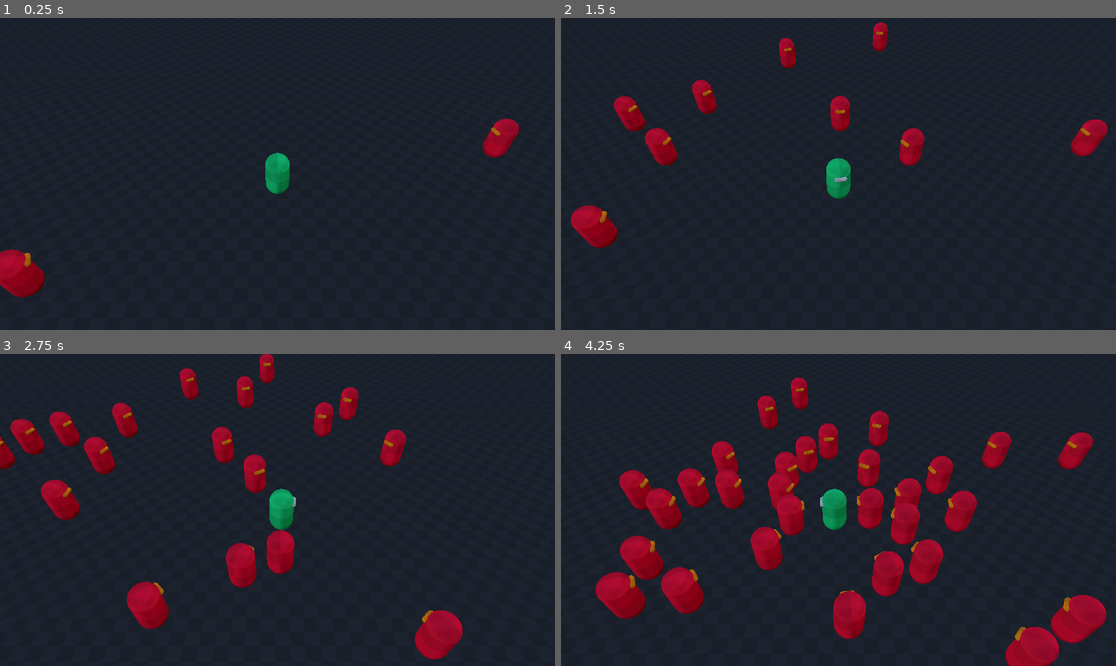
Above: before the commit, frames 1-4 (two rows, left to right).
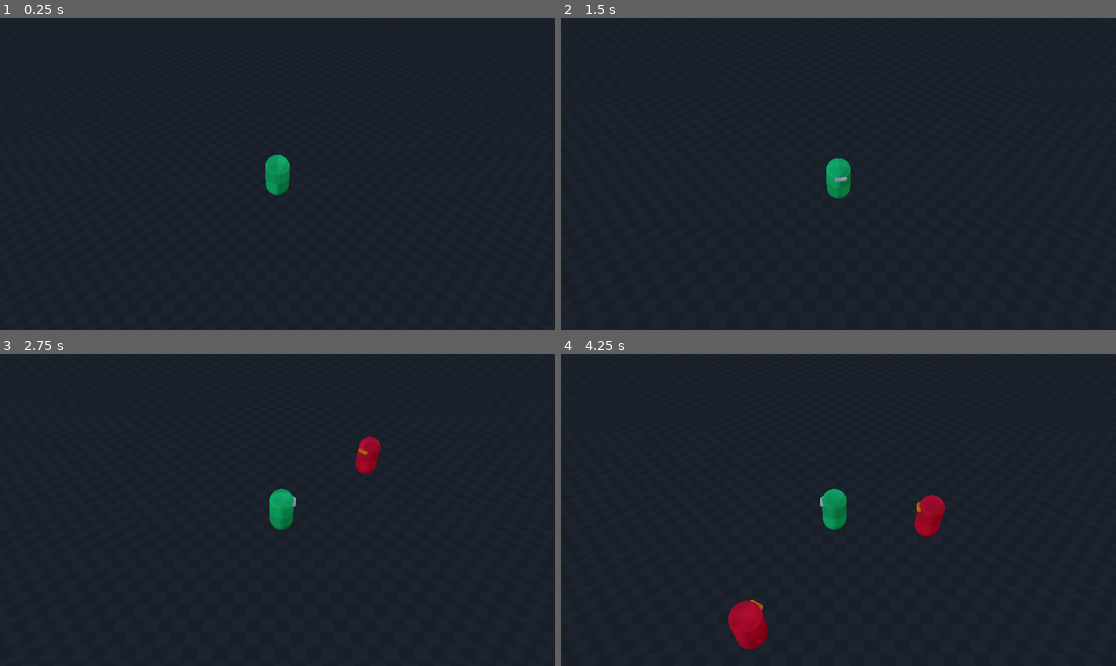
Above: after the commit, the same moments.

Repository: Blizzard4E/way-of-the-elements
Game: Godot game, scene res://prototype.tscn
Same seed, same stepped clock (60 frames per second), same inputs: the game is played once before the commit and once after it.
Inputs (mouse positions are in pixels of both pictures, inside the frame that each line leads up to):
- Up to frame 1 (0.25 s): no input
- Up to frame 2 (1.5 s): move the mouse to (960, 158) at 0.52 s; hold D (move_right) 0.53-1.28 s; click (960, 158) at 0.67 s; tap Space (jump) at 0.77 s; move the mouse to (727, 189) at 1.27 s; hold S (move_backward) from 1.28 s (still down)
- Up to frame 3 (2.75 s): tap Space (jump) at 1.52 s; move the mouse to (333, 441) at 2.02 s; release S (move_backward) at 2.03 s; hold D (move_right) from 2.03 s (still down)
- Up to frame 4 (4.25 s): move the mouse to (810, 572) at 2.77 s; release D (move_right) at 2.78 s; hold W (move_forward) 2.78-3.53 s; click (810, 572) at 2.92 s; tap Space (jump) at 3.02, 3.77 s; move the mouse to (1005, 556) at 3.52 s; hold A (move_left) from 3.53 s (still down)

The runs differ from the first frame. In frame 1, 1.5% of the frame differs, in the area x 0-94%, y 32-90%; in frame 2, 3.8%; in frame 3, 8.5%; in frame 4, 18%, in the area x 6-99%, y 7-100%.

Commit message:
feat(AbilitiesSystem, PlayableCharacter, AbilityData): add modular abilities system and playable character data
This commit introduces a modular abilities system, a new playable character resource, and integrates ability management for both players and enemies. It also adds support for initializing player characters with abilities and stats, and updates the scene and system structure to support these features.

## Key Changes

* Abilities System:
  - Added `Abilities` component for managing abilities on entities ([components/abilities.gd](components/abilities.gd))
  - Added `AbilityData` and `AbilitySlot` base classes for ability logic ([contents/abilities/base/ability_data.gd](contents/abilities/base/ability_data.gd), [contents/abilities/base/ability_slot.gd](contents/abilities/base/ability_slot.gd))
  - Implemented `ScytheSlash` as an example ability ([contents/abilities/scripts/scythe_slash.gd](contents/abilities/scripts/scythe_slash.gd), [contents/abilities/resources/scythe_slash.tres](contents/abilities/resources/scythe_slash.tres))
  - Created `AbilitiesSystem` node to tick abilities for all players and enemies ([systems/abilities_system.gd](systems/abilities_system.gd))

* Playable Character Resource:
  - Added `PlayableCharacter` resource for defining character stats and abilities ([components/playable_character.gd](components/playable_character.gd))
  - Created an example character "Earth Master" ([contents/playable_characters/earth_master.tres](contents/playable_characters/earth_master.tres))

* Scene and System Integration:
  - Updated `player.tscn` and `enemy.tscn` to include the new `Abilities` node and proper script references
  - Added `LevelInitializer` system to instantiate the player with selected character data and assign to the swarm system ([systems/level_initailizer.gd](systems/level_initailizer.gd))
  - Refactored `SwarmSystem` to use a public `player` variable for enemy spawning ([systems/swarm_system.gd](systems/swarm_system.gd))
  - Updated `prototype.tscn` to wire up new systems and resources

* Hitbox/HurtBox:
  - Added `Hitbox` and `HurtBox` components for area-based detection ([components/hit_box.gd](components/hit_box.gd), [components/hurt_box.gd](components/hurt_box.gd))

* Misc:
  - Updated folder color config in [project.godot](project.godot)
  - Minor cleanup in [components/attack.gd](components/attack.gd) (removed debug print)

## Summary

- Modular, extensible ability system for both player and enemies
- Playable character data resources with ability assignment
- Scene and system refactors for better initialization and extensibility
- Foundation for future ability and character expansion

Diff:
--- /dev/null
+++ b/components/abilities.gd
@@ -0,0 +1,20 @@
+class_name Abilities
+extends Node
+
+var abilities: Array[AbilitySlot] = []
+
+func tick_all(delta, owner):
+	for slot in abilities:
+		slot.ability_data.tick(slot, delta, owner)
+
+func add_ability(ability_data: AbilityData, level: int = 1):
+	var slot = AbilitySlot.new()
+	slot.ability_data = ability_data
+	slot.level = level
+	abilities.append(slot)
+
+func get_ability_by_name(name: String) -> AbilitySlot:
+	for slot in abilities:
+		if slot.ability_data.name == name:
+			return slot
+	return null
--- a/components/attack.gd
+++ b/components/attack.gd
@@ -33,7 +33,6 @@
 	if not enemy:
 		return
 
-	print("%s attacks %s!" % [enemy.name, target.name])
 	_cooldown_timer = cooldown
 
 	# Damage target if it has a Damage component
--- /dev/null
+++ b/components/hit_box.gd
@@ -0,0 +1,10 @@
+class_name Hitbox
+extends Area3D
+
+
+# Called when the node enters the scene tree for the first time.
+func _ready() -> void:
+	connect("area_entered", Callable(self, "_on_area_entered"))
+
+func _on_area_entered(body: Node) -> void:
+	print("Hitbox detected body: %s" % body.name)
--- /dev/null
+++ b/components/hurt_box.gd
@@ -0,0 +1,10 @@
+class_name HurtBox
+extends Area3D
+
+
+# Called when the node enters the scene tree for the first time.
+func _ready() -> void:
+	connect("area_entered", Callable(self, "_on_area_entered"))
+
+func _on_area_entered(body: Node) -> void:
+	print("HurtBox detected body: %s" % body.name)
--- /dev/null
+++ b/components/playable_character.gd
@@ -0,0 +1,8 @@
+class_name PlayableCharacter
+extends Resource
+
+@export var name: String = "Hero"
+@export var description: String = "A brave adventurer"
+@export var health: int = 100
+@export var energy: int = 50
+@export var abilities: Array[AbilityData] = []
--- /dev/null
+++ b/contents/abilities/base/ability_data.gd
@@ -0,0 +1,17 @@
+class_name AbilityData
+extends Resource
+
+@export var name: String = "BaseAbility"
+@export var base_cooldown: float = 1.0
+@export var base_damage: int = 10
+
+func tick(slot: AbilitySlot, delta: float, owner: Node) -> void:
+	slot.cooldown_timer -= delta
+	if slot.cooldown_timer <= 0:
+		activate(slot, owner)
+		slot.cooldown_timer = base_cooldown / slot.level
+
+
+func activate(slot: AbilitySlot, owner: Node) -> void:
+	# Default behavior (can override in subclasses)
+	print("Activating", name, "Level:", slot.level)
--- /dev/null
+++ b/contents/abilities/base/ability_slot.gd
@@ -0,0 +1,5 @@
+class_name AbilitySlot
+
+var ability_data: AbilityData   # reference to the base template
+var level: int = 1              # current upgrade level
+var cooldown_timer: float = 0.0 # runtime timer
--- /dev/null
+++ b/contents/abilities/resources/scythe_slash.tres
@@ -0,0 +1,7 @@
+[gd_resource type="Resource" script_class="ScytheSlashAbility" format=3 uid="uid://boq5qjmr80qm5"]
+
+[ext_resource type="Script" uid="uid://s886mkxd82cb" path="res://contents/abilities/scripts/scythe_slash.gd" id="1_wstnd"]
+
+[resource]
+script = ExtResource("1_wstnd")
+metadata/_custom_type_script = "uid://s886mkxd82cb"
--- /dev/null
+++ b/contents/abilities/scripts/scythe_slash.gd
@@ -0,0 +1,15 @@
+class_name ScytheSlash
+extends AbilityData
+
+func tick(slot: AbilitySlot, delta: float, owner: Node) -> void:
+	super.tick(slot, delta, owner)
+
+func activate(slot: AbilitySlot, owner: Node) -> void:
+	print(
+		"[ScytheSlash] owner:",
+		owner.name,
+		" level:",
+		slot.level,
+		" damage:",
+		base_damage * slot.level
+	)
--- /dev/null
+++ b/contents/playable_characters/earth_master.tres
@@ -0,0 +1,12 @@
+[gd_resource type="Resource" script_class="PlayableCharacter" format=3 uid="uid://cfpertvijr1ih"]
+
+[ext_resource type="Script" uid="uid://dtua25uuugjub" path="res://contents/abilities/base/ability_data.gd" id="1_pl5j4"]
+[ext_resource type="Resource" uid="uid://boq5qjmr80qm5" path="res://contents/abilities/resources/scythe_slash.tres" id="2_5er0k"]
+[ext_resource type="Script" uid="uid://oppbmi1mi217" path="res://components/playable_character.gd" id="2_pl5j4"]
+
+[resource]
+script = ExtResource("2_pl5j4")
+name = "Earth Master"
+description = "Masters over element of Earth"
+abilities = Array[ExtResource("1_pl5j4")]([ExtResource("2_5er0k")])
+metadata/_custom_type_script = "uid://oppbmi1mi217"
--- a/entities/enemy.tscn
+++ b/entities/enemy.tscn
@@ -8,6 +8,7 @@
 [ext_resource type="Texture2D" uid="uid://bbli6kciu44o6" path="res://assets/textures/prototype_tiles/Orange/texture_10.png" id="6_o0e0p"]
 [ext_resource type="Script" uid="uid://cqid0qiwd2x3p" path="res://components/stats/damage.gd" id="7_68dbu"]
 [ext_resource type="Script" uid="uid://50waajq81cv1" path="res://components/stats/movement_speed.gd" id="8_f71c5"]
+[ext_resource type="Script" uid="uid://cwy7b7q18polr" path="res://components/hurt_box.gd" id="9_f71c5"]
 
 [sub_resource type="StandardMaterial3D" id="StandardMaterial3D_67dyb"]
 albedo_texture = ExtResource("5_adrne")
@@ -20,6 +21,8 @@
 [sub_resource type="CapsuleMesh" id="CapsuleMesh_h3f5w"]
 radius = 0.1
 height = 0.5
+
+[sub_resource type="CapsuleShape3D" id="CapsuleShape3D_adrne"]
 
 [node name="Enemy" type="Node3D" unique_id=1367821508]
 
@@ -65,3 +68,10 @@
 
 [node name="Ground" type="Node3D" parent="." unique_id=1043220557]
 transform = Transform3D(1, 0, 0, 0, 1, 0, 0, 0, 1, 0, -1, 0)
+
+[node name="HurtBox" type="Area3D" parent="." unique_id=28095377]
+script = ExtResource("9_f71c5")
+metadata/_custom_type_script = "uid://cwy7b7q18polr"
+
+[node name="CollisionShape3D" type="CollisionShape3D" parent="HurtBox" unique_id=1357160768]
+shape = SubResource("CapsuleShape3D_adrne")
--- a/entities/player.tscn
+++ b/entities/player.tscn
@@ -8,6 +8,7 @@
 [ext_resource type="Texture2D" uid="uid://bv2j7ge4ybgpq" path="res://assets/textures/prototype_tiles/Light/texture_08.png" id="6_qsoyl"]
 [ext_resource type="Script" uid="uid://cqid0qiwd2x3p" path="res://components/stats/damage.gd" id="7_ef06p"]
 [ext_resource type="Script" uid="uid://50waajq81cv1" path="res://components/stats/movement_speed.gd" id="8_tjdhl"]
+[ext_resource type="Script" uid="uid://bhgtkebcur28d" path="res://components/abilities.gd" id="9_ef06p"]
 
 [sub_resource type="CapsuleShape3D" id="CapsuleShape3D_mbk3n"]
 
@@ -32,6 +33,11 @@
 material_override = SubResource("StandardMaterial3D_1ixuk")
 mesh = SubResource("CapsuleMesh_8y2k3")
 
+[node name="MeshInstance3D2" type="MeshInstance3D" parent="MeshInstance3D" unique_id=622358579]
+transform = Transform3D(-4.371139e-08, 1, 0, -1, -4.371139e-08, 0, 0, 0, 1, 0, 0.48204947, -0.48382854)
+material_override = SubResource("StandardMaterial3D_6nm46")
+mesh = SubResource("CapsuleMesh_i623q")
+
 [node name="Health" type="Node3D" parent="." unique_id=81787976]
 script = ExtResource("2_qly61")
 
@@ -49,11 +55,6 @@
 group_name = "Player"
 metadata/_custom_type_script = "uid://c8agy6alj872p"
 
-[node name="MeshInstance3D2" type="MeshInstance3D" parent="." unique_id=622358579]
-transform = Transform3D(-4.371139e-08, 1, 0, -1, -4.371139e-08, 0, 0, 0, 1, 0, 0.48204947, -0.48382854)
-material_override = SubResource("StandardMaterial3D_6nm46")
-mesh = SubResource("CapsuleMesh_i623q")
-
 [node name="Damage" type="Node" parent="." unique_id=1678062940]
 script = ExtResource("7_ef06p")
 metadata/_custom_type_script = "uid://cqid0qiwd2x3p"
@@ -61,3 +62,7 @@
 [node name="MovementSpeed" type="Node" parent="." unique_id=199098917]
 script = ExtResource("8_tjdhl")
 metadata/_custom_type_script = "uid://50waajq81cv1"
+
+[node name="Abilities" type="Node" parent="." unique_id=769011647]
+script = ExtResource("9_ef06p")
+metadata/_custom_type_script = "uid://bhgtkebcur28d"
--- a/project.godot
+++ b/project.godot
@@ -24,9 +24,9 @@
 [file_customization]
 
 folder_colors={
-"res://assets/": "green",
+"res://assets/": "gray",
 "res://components/": "pink",
-"res://contents/": "teal",
+"res://contents/": "yellow",
 "res://entities/": "purple",
 "res://systems/": "orange"
 }
--- a/prototype.tscn
+++ b/prototype.tscn
@@ -5,7 +5,10 @@
 [ext_resource type="PackedScene" uid="uid://cikf6cfajpaoy" path="res://entities/enemy.tscn" id="3_7fmhn"]
 [ext_resource type="Script" uid="uid://wy70urcrf6yt" path="res://systems/swarm_system.gd" id="4_mbk3n"]
 [ext_resource type="PackedScene" uid="uid://cggqb75a8w8r" path="res://addons/debug_menu/debug_menu.tscn" id="6_1ixuk"]
+[ext_resource type="Script" uid="uid://d0gylqnjxv0ma" path="res://systems/level_initailizer.gd" id="7_1hs15"]
+[ext_resource type="Script" uid="uid://c06ic8tvkxu4k" path="res://systems/abilities_system.gd" id="7_8y2k3"]
 [ext_resource type="Script" uid="uid://dcplm184rj3u4" path="res://systems/behavior_system.gd" id="8_h681u"]
+[ext_resource type="Resource" uid="uid://cfpertvijr1ih" path="res://contents/playable_characters/earth_master.tres" id="9_bk8nm"]
 
 [sub_resource type="ProceduralSkyMaterial" id="ProceduralSkyMaterial_mbk3n"]
 sky_horizon_color = Color(0.66224277, 0.6717428, 0.6867428, 1)
@@ -45,9 +48,6 @@
 [node name="CollisionShape3D" type="CollisionShape3D" parent="Ground" unique_id=501860251]
 shape = SubResource("BoxShape3D_gxbh7")
 
-[node name="Player" parent="." unique_id=1390504542 instance=ExtResource("2_1hs15")]
-transform = Transform3D(1, 0, 0, 0, 1, 0, 0, 0, 1, 0, 1.2503171, -20.992147)
-
 [node name="BehaviorSystem" type="Node" parent="." unique_id=1074554076]
 script = ExtResource("8_h681u")
 metadata/_custom_type_script = "uid://dcplm184rj3u4"
@@ -55,8 +55,17 @@
 [node name="SwarmSystem" type="Node" parent="." unique_id=398010474]
 script = ExtResource("4_mbk3n")
 enemy_scene = ExtResource("3_7fmhn")
-spawn_interval = 0.1
-max_enemies = 1000
 metadata/_custom_type_script = "uid://wy70urcrf6yt"
 
 [node name="CanvasLayer" parent="." unique_id=558184367 instance=ExtResource("6_1ixuk")]
+
+[node name="AbilitiesSystem" type="Node" parent="." unique_id=320432246]
+script = ExtResource("7_8y2k3")
+metadata/_custom_type_script = "uid://c06ic8tvkxu4k"
+
+[node name="LevelInitializer" type="Node" parent="." unique_id=1421561768 node_paths=PackedStringArray("swarm_system")]
+script = ExtResource("7_1hs15")
+player_scene = ExtResource("2_1hs15")
+swarm_system = NodePath("../SwarmSystem")
+selected_character = ExtResource("9_bk8nm")
+metadata/_custom_type_script = "uid://d0gylqnjxv0ma"
--- /dev/null
+++ b/systems/abilities_system.gd
@@ -0,0 +1,21 @@
+class_name AbilitiesSystem
+extends Node
+
+@export var enemy_group_name: String = "Enemy"
+@export var player_group_name: String = "Player"
+
+func _process(delta: float) -> void:
+	var players = get_tree().get_nodes_in_group(player_group_name)
+	if not players:
+		return
+	var player = players[0]  # single-player for now
+	var player_abilities = player.get_node("Abilities") as Abilities
+
+	if player_abilities:
+		player_abilities.tick_all(delta, player)
+
+	for enemy in get_tree().get_nodes_in_group(enemy_group_name):
+		var enemy_abilities = enemy.get_node("Abilities") as Abilities
+
+		if enemy_abilities:
+			enemy_abilities.tick_all(delta, enemy)
--- /dev/null
+++ b/systems/level_initailizer.gd
@@ -0,0 +1,39 @@
+class_name LevelInitializer
+extends Node
+
+@export var player_scene: PackedScene
+@export var swarm_system: SwarmSystem
+
+# New: selected playable character
+@export var selected_character: PlayableCharacter
+
+func _ready() -> void:
+	if not player_scene:
+		push_error("Player scene not assigned in LevelInitializer.")
+		return
+	if not selected_character:
+		push_error("Selected character not assigned in LevelInitializer.")
+		return
+
+	# Instantiate player
+	var player_instance = player_scene.instantiate()
+	get_tree().get_current_scene().add_child.call_deferred(player_instance)
+	player_instance.global_position = Vector3(0, 5, 0)
+
+	# Initialize health/energy
+	if player_instance.has_method("set_health"):
+		player_instance.set_health(selected_character.health)
+	if player_instance.has_method("set_energy"):
+		player_instance.set_energy(selected_character.energy)
+
+	# Initialize abilities
+	if player_instance.has_node("Abilities"):
+		var abilities_component = player_instance.get_node("Abilities") as Abilities
+		for ability_data in selected_character.abilities:
+			# Duplicate the resource to avoid shared cooldowns between entities
+			abilities_component.add_ability(ability_data.duplicate(), 1)
+
+	# Assign player to swarm system
+	swarm_system.player = player_instance
+
+	print("Player initialized: ", selected_character.name)
--- a/systems/swarm_system.gd
+++ b/systems/swarm_system.gd
@@ -17,17 +17,10 @@
 @export var debug_print: bool = true
 
 var _spawn_timer: float = 0.0
-var _player: Node3D = null
-
-func _ready():
-	var players = get_tree().get_nodes_in_group("Player")
-	if players.size() == 0:
-		push_error("No player found for SwarmSystem")
-		return
-	_player = players[0] as Node3D
+var player: Node3D = null
 
 func _physics_process(delta):
-	if not _player:
+	if not player:
 		return
 
 	_spawn_timer += delta
@@ -36,14 +29,15 @@
 		_spawn_enemy()
 
 func _spawn_enemy():
+	if not player:
+		return
 	# Limit total enemies
 	var enemies = get_tree().get_nodes_in_group("Enemy")
 	if enemies.size() >= max_enemies:
 		if debug_print:
 			print("[SwarmSystem] Max enemies reached: %d" % enemies.size())
 		return
-	if not _player:
-		return
+
 
 	# Instantiate enemy
 	var enemy_instance = enemy_scene.instantiate() as Node3D
@@ -52,8 +46,8 @@
 	# Random spawn around player X/Z
 	var angle = randf() * TAU
 	var distance = spawn_radius * (0.5 + randf() * 0.5)
-	var spawn_x = _player.global_position.x + sin(angle) * distance
-	var spawn_z = _player.global_position.z + cos(angle) * distance
+	var spawn_x = player.global_position.x + sin(angle) * distance
+	var spawn_z = player.global_position.z + cos(angle) * distance
 
 	# Raycast downward to place on floor
 	var ray_origin = Vector3(spawn_x, raycast_height, spawn_z)
@@ -81,8 +75,6 @@
 		# The ground node's position in the enemy's local space
 		# tells us how far below (or above) the root the feet are
 		ground_offset_y = ground_node.position.y
-		if debug_print:
-			print("[SwarmSystem] Ground node local Y: ", ground_offset_y)
 
 	# Subtract it so the feet land on the floor, not the pivot
 	enemy_instance.global_position = Vector3(
Not shown, added: components/abilities.gd.uid
Not shown, added: components/hit_box.gd.uid
Not shown, added: components/hurt_box.gd.uid
Not shown, added: components/playable_character.gd.uid
Not shown, added: contents/abilities/base/ability_data.gd.uid
Not shown, added: contents/abilities/base/ability_slot.gd.uid
Not shown, added: contents/abilities/scripts/scythe_slash.gd.uid
Not shown, added: systems/abilities_system.gd.uid
Not shown, added: systems/level_initailizer.gd.uid
